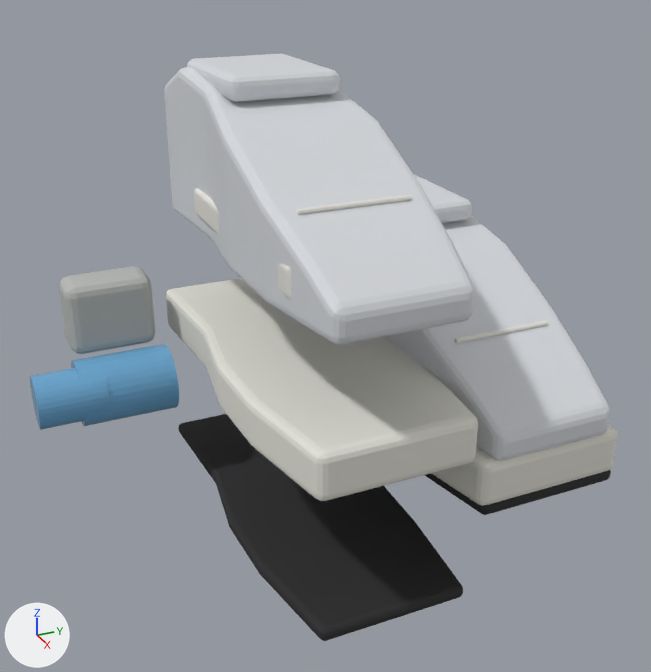
An edit to the glTF model assets/nike-running-museum/batch-04-heritage/nike-air-max-1-1987.glb, drawn before and after from the same camera.
Camera for both pictures: a 50 mm camera at (0.53, -0.331, 0.346) aimed at (0.016, -0.1, 0.089). Every picture has the same lights, and +X, +Y and +Z are marked at lower left. The older version comes first. Where no turn or scale is listed for an object, it has been applied to the vertices. Vertices at exactly the same position are counted once.

Names of what the first picture shows: 'nike-air-max-1-1987_AIR_HEEL_EXPLODED', 'nike-air-max-1-1987_HEEL_FOAM_EXPLODED', 'nike-air-max-1-1987_MIDSOLE', 'nike-air-max-1-1987_MIDSOLE_EXPLODED', 'nike-air-max-1-1987_OUTSOLE', 'nike-air-max-1-1987_OUTSOLE_EXPLODED', 'nike-air-max-1-1987_SIDE_REINFORCEMENT_EXPLODED', 'nike-air-max-1-1987_TONGUE', 'nike-air-max-1-1987_TONGUE_EXPLODED', 'nike-air-max-1-1987_UPPER', 'nike-air-max-1-1987_UPPER_EXPLODED', 'nike-air-max-1-1987_VISIBLE_AIR_EXPLODED' and 2 more.
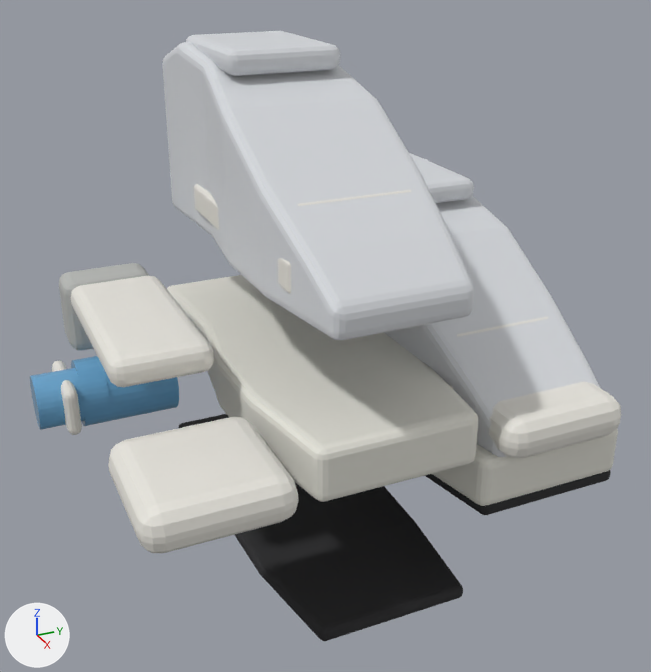
What differs and where, as boxes [x1, y1, x2, y2] in the pictures (651 x 672 px):
'nike-air-max-1-1987_UPPER_EXPLODED', reshaped (7% taller)
    before: [164, 67, 474, 345]
    after: [162, 42, 474, 340]
'nike-air-max-1-1987_UPPER', reshaped (6% taller)
    before: [384, 179, 610, 461]
    after: [384, 158, 600, 457]
'nike-air-max-1-1987_TOE_OVERLAY_EXPLODED', added
    after: [108, 417, 298, 553]
'nike-air-max-1-1987_EYESTAY_EXPLODED', added
    after: [71, 276, 214, 387]
'nike-air-max-1-1987_TONGUE_EXPLODED', moved
    before: [187, 54, 340, 102]
    after: [186, 31, 340, 76]
'nike-air-max-1-1987_HEEL_FOAM_EXPLODED', moved
    before: [59, 267, 155, 354]
    after: [59, 263, 149, 350]
'nike-air-max-1-1987_TOE_OVERLAY', added
    after: [489, 382, 621, 459]
'nike-air-max-1-1987_TONGUE', moved
    before: [415, 175, 472, 223]
    after: [409, 153, 474, 203]
'nike-air-max-1-1987_SIDE_REINFORCEMENT_EXPLODED', moved
    before: [194, 188, 291, 299]
    after: [194, 184, 291, 294]
'nike-air-max-1-1987_AIR_WINDOW_FRAME_EXPLODED', added
    after: [52, 361, 82, 435]

Patch to the scene script:
```diff
--- a/assets/nike-running-museum/batch-04-heritage/nike-air-max-1-1987.glb.py
+++ b/assets/nike-running-museum/batch-04-heritage/nike-air-max-1-1987.glb.py
@@ me_nike_air_max_1_1987_upper_mesh @@
-me_nike_air_max_1_1987_upper_mesh.from_pydata(...)  # 192 vertices, 380 faces; spans x -0.146..0.146, y -0.053..0.053, z 0.04..0.155
+me_nike_air_max_1_1987_upper_mesh.from_pydata(...)  # 176 vertices, 348 faces; spans x -0.146..0.146, y -0.053..0.053, z 0.043..0.171
+# me_nike_air_max_1_1987_upper_mesh part 1: 8 vertices moved within x 0.14..0.143, y -0.044..0.044, z 0.062..0.069; 176 vertices removed from x -0.146..0.146, y -0.053..0.053, z 0.04..0.155; 160 vertices added at x -0.146..0.146, y -0.053..0.053, z 0.043..0.171
 me_nike_air_max_1_1987_upper_mesh.materials.append(mat_engineered_mesh)
@@ me_nike_air_max_1_1987_upper_mesh_001 @@
-me_nike_air_max_1_1987_upper_mesh_001.from_pydata(...)  # 192 vertices, 380 faces; spans x -0.146..0.146, y -0.053..0.053, z 0.04..0.155
+me_nike_air_max_1_1987_upper_mesh_001.from_pydata(...)  # 176 vertices, 348 faces; spans x -0.146..0.146, y -0.053..0.053, z 0.043..0.171
+# me_nike_air_max_1_1987_upper_mesh_001 part 2: 8 vertices moved within x 0.14..0.143, y -0.044..0.044, z 0.062..0.069; 176 vertices removed from x -0.146..0.146, y -0.053..0.053, z 0.04..0.155; 160 vertices added at x -0.146..0.146, y -0.053..0.053, z 0.043..0.171
 me_nike_air_max_1_1987_upper_mesh_001.materials.append(mat_engineered_mesh)
@@ ob_nike_air_max_1_1987_tongue @@
 ob_nike_air_max_1_1987_tongue = bpy.data.objects.new('nike-air-max-1-1987_TONGUE', me_cube_168)
-ob_nike_air_max_1_1987_tongue.location = (-0.07, 0.0, 0.1509)
+ob_nike_air_max_1_1987_tongue.location = (-0.07, 0.0, 0.1669)
@@ ob_nike_air_max_1_1987_heel_foam_exploded @@
 ob_nike_air_max_1_1987_heel_foam_exploded = bpy.data.objects.new('nike-air-max-1-1987_HEEL_FOAM_EXPLODED', me_cube_002)
-ob_nike_air_max_1_1987_heel_foam_exploded.location = (-0.126, -0.22, 0.0747)
+ob_nike_air_max_1_1987_heel_foam_exploded.location = (-0.126, -0.22, 0.0776)
@@ ob_nike_air_max_1_1987_side_reinforcement_exploded @@
 ob_nike_air_max_1_1987_side_reinforcement_exploded = bpy.data.objects.new('nike-air-max-1-1987_SIDE_REINFORCEMENT_EXPLODED', me_cube_003)
-ob_nike_air_max_1_1987_side_reinforcement_exploded.location = (0.01, -0.1568, 0.1659)
+ob_nike_air_max_1_1987_side_reinforcement_exploded.location = (0.01, -0.1568, 0.1689)
@@ ob_nike_air_max_1_1987_tongue_exploded @@
 ob_nike_air_max_1_1987_tongue_exploded = bpy.data.objects.new('nike-air-max-1-1987_TONGUE_EXPLODED', me_cube_004)
-ob_nike_air_max_1_1987_tongue_exploded.location = (-0.07, -0.11, 0.2509)
+ob_nike_air_max_1_1987_tongue_exploded.location = (-0.07, -0.11, 0.2669)
@@ ob_nike_air_max_1_1987_toe_overlay_exploded @@
+ob_nike_air_max_1_1987_toe_overlay_exploded = bpy.data.objects.new('nike-air-max-1-1987_TOE_OVERLAY_EXPLODED', me_cube_006)  # 96 vertices, 188 faces; spans x -0.045..0.045, y -0.0442..0.0442, z -0.014..0.014; in mat_leather_white (white #eae7df)
+ob_nike_air_max_1_1987_toe_overlay_exploded.location = (0.1139, -0.22, 0.0641)
@@ ob_nike_air_max_1_1987_eyestay_exploded @@
+ob_nike_air_max_1_1987_eyestay_exploded = bpy.data.objects.new('nike-air-max-1-1987_EYESTAY_EXPLODED', me_cube_002_1)  # 96 vertices, 188 faces; spans x -0.07..0.07, y -0.0325..0.0325, z -0.01..0.01; in mat_leather_white (white #eae7df)
+ob_nike_air_max_1_1987_eyestay_exploded.location = (-0.02, -0.22, 0.1039)
@@ ob_nike_air_max_1_1987_air_window_frame_exploded @@
+ob_nike_air_max_1_1987_air_window_frame_exploded = bpy.data.objects.new('nike-air-max-1-1987_AIR_WINDOW_FRAME_EXPLODED', me_cube_001_1)  # 96 vertices, 188 faces; spans x -0.03..0.03, y -0.005..0.005, z -0.018..0.018; in mat_leather_white (white #eae7df)
+ob_nike_air_max_1_1987_air_window_frame_exploded.location = (-0.0818, -0.2642, 0.03)
@@ ob_nike_air_max_1_1987_toe_overlay @@
+ob_nike_air_max_1_1987_toe_overlay = bpy.data.objects.new('nike-air-max-1-1987_TOE_OVERLAY', me_cube_182)  # 96 vertices, 188 faces; spans x -0.045..0.045, y -0.0442..0.0442, z -0.014..0.014; in mat_leather_white (white #eae7df)
+ob_nike_air_max_1_1987_toe_overlay.location = (0.1139, 0.0, 0.0641)
```
